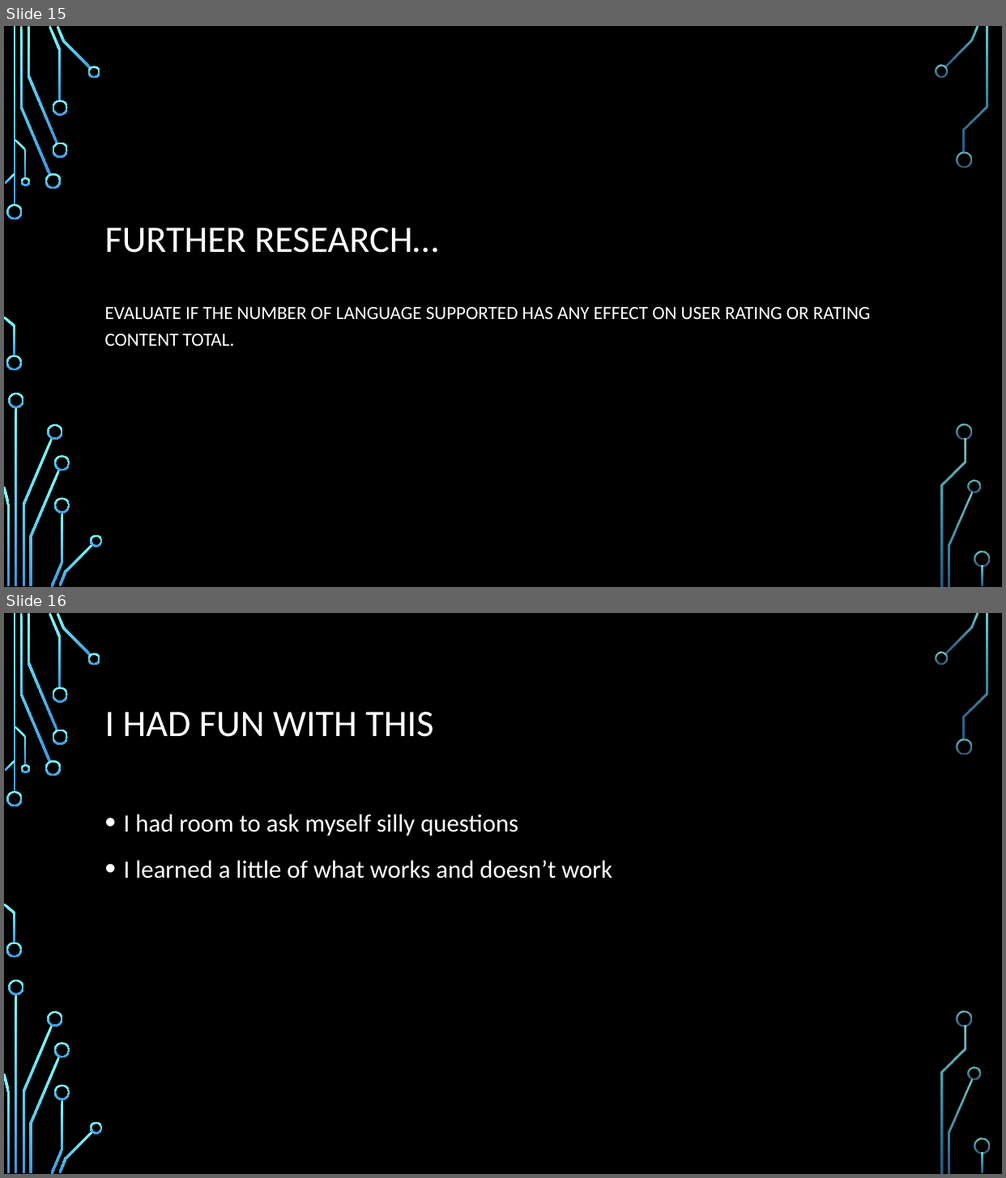
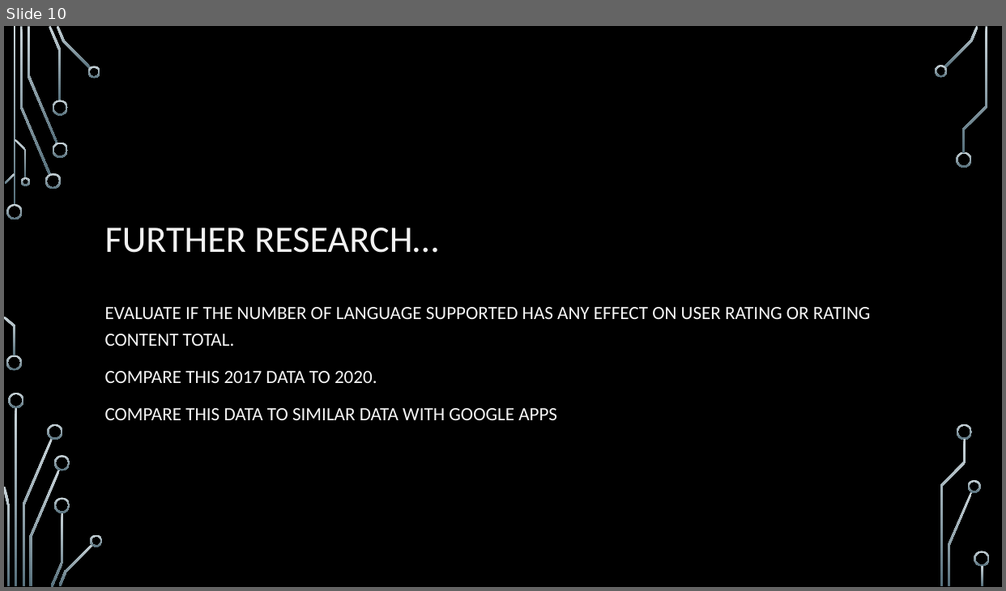
Before and after one commit to EmpressBelless/AppleDataSet, a slide deck: AppleApps2017.pptx. Shown one above the other, each under a label of ours: slides 15 and 16 before the commit, slide 10 after it. The pictures are 1006x1178 and 1006x591 pixels, drawn with LibreOffice and Linux fonts; fonts in the diff are those of the drawing; background and template pictures are left out. Boxes give left, top, right and bottom in pixels: in the first picture for what was removed or moved away, otherwise in the second. Text is boxed around its words. In the diff, an @@ line names an element or a change of style, - is before the commit and + after.

```diff
--- a/AppleApps2017.pptx
+++ b/AppleApps2017.pptx
@@ slide 16 removed at box(4, 613, 1002, 1174), background picture (left out); not listed: 36 template elements that a slide beside it also shows @@
@@ title removed at box(105, 712, 433, 737) @@
-I HAD FUN WITH THIS
@@ text removed at box(124, 814, 612, 879) @@
-• I had room to ask myself silly questions
-• I learned a little of what works and doesn’t work
@@ what was slide 15 is now slide 10 @@
@@ slide 10 changed as well @@
@@ fill gradient #82FFFF to #3D97DE to gradient #CAD5DA to #56707C in 36 elements at box(7, 204, 23, 220), box(6, 356, 22, 371), box(20, 27, 50, 175), box(45, 173, 61, 189), box(27, 27, 57, 143), box(49, 26, 62, 101), box(52, 142, 68, 158), box(52, 100, 68, 116), box(57, 26, 91, 70), box(88, 66, 101, 78), box(5, 173, 15, 184), box(4, 317, 15, 356), box(15, 139, 27, 178), box(20, 177, 29, 186), box(15, 408, 18, 587), box(22, 438, 52, 586), box(9, 393, 24, 408), box(4, 486, 9, 586), box(48, 425, 63, 440), box(29, 470, 60, 587), box(50, 513, 63, 587), box(54, 456, 70, 472), box(54, 497, 70, 514), box(58, 544, 93, 587), box(90, 535, 103, 547), box(944, 26, 978, 68), box(935, 65, 948, 78), box(957, 152, 972, 168), box(948, 493, 973, 587), box(968, 480, 981, 493), box(963, 27, 987, 153), box(957, 425, 973, 440), box(940, 439, 966, 587), box(974, 552, 990, 567), box(982, 565, 984, 587), box(13, 27, 15, 206) @@
@@ text at box(105, 371, 557, 420): paragraphs added @@
+COMPARE THIS 2017 DATA TO 2020.
+COMPARE THIS DATA TO SIMILAR DATA WITH GOOGLE APPS
```
Also in this commit, not shown: 6 other slides changed, 4 slides added, 9 other slides removed, 8 other files.
